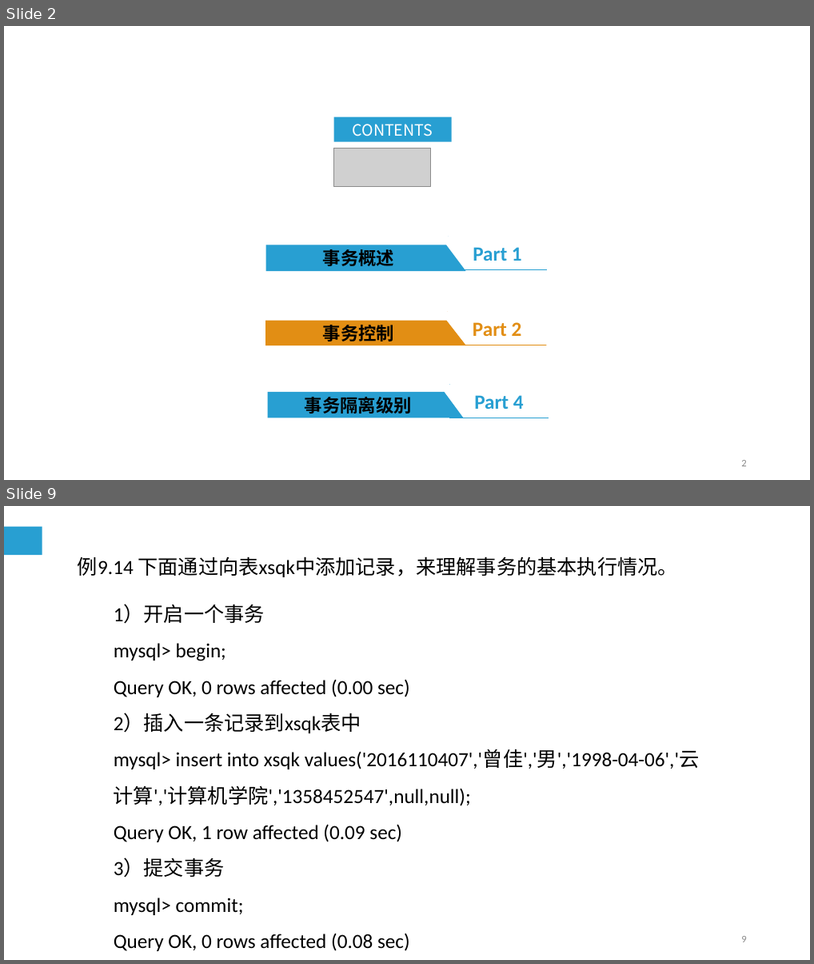
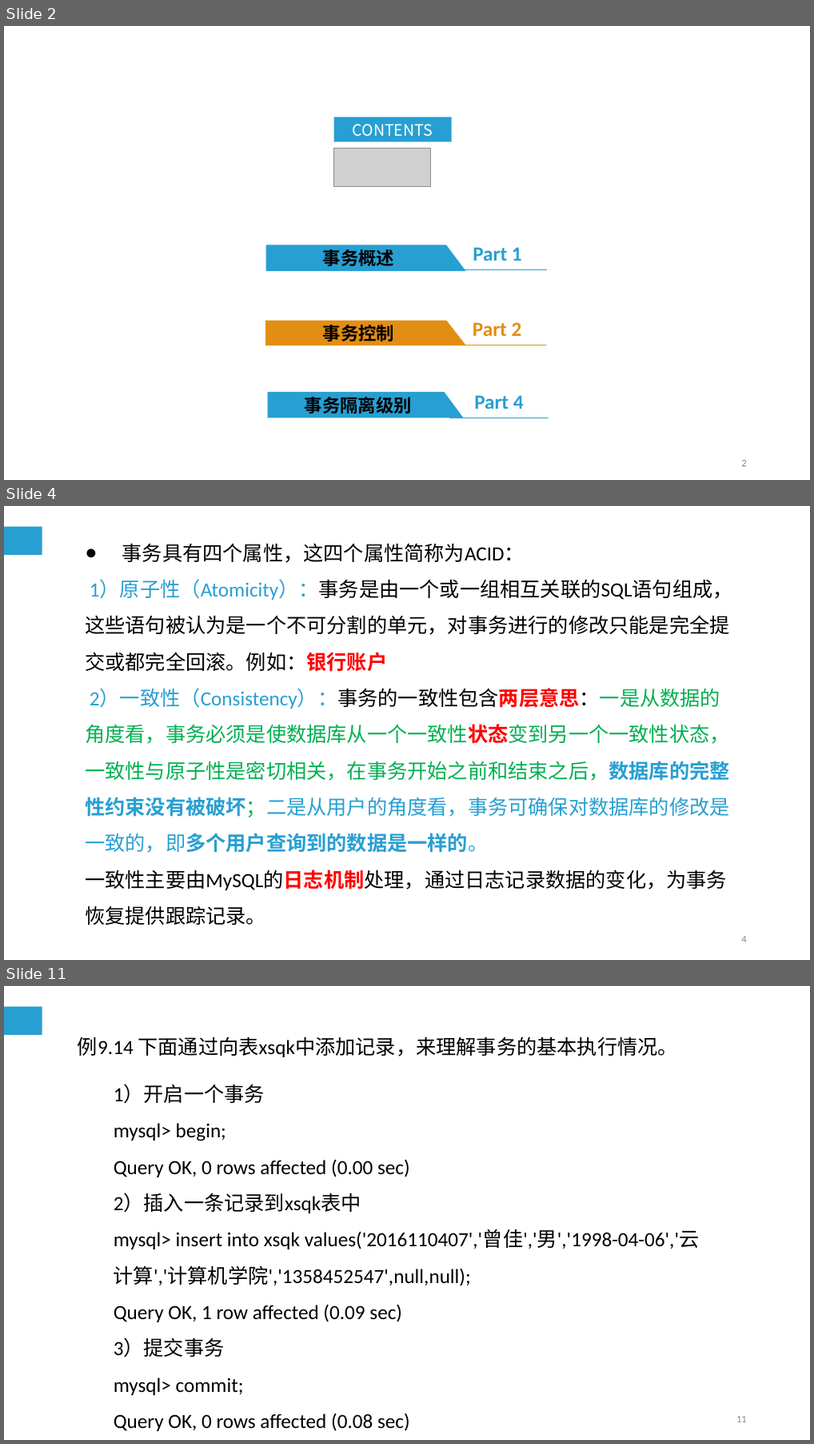
Before and after one commit to cqj726/mysql-s-PPT, a slide deck: PPT/第9章 MySQL编程基础（四）.ppt. Shown one above the other, each under a label of ours: slides 2 and 9 before the commit, slides 2, 4 and 11 after it; the slides between them are not shown. The pictures are 814x964 and 814x1444 pixels, drawn with LibreOffice and Linux fonts; fonts in the diff are those of the drawing; grey boxes stand for pictures. Boxes give left, top, right and bottom in pixels: in the first picture for what was removed or moved away, otherwise in the second. Text is boxed around its words. In the diff, an @@ line names an element or a change of style, - is before the commit and + after.

```diff
--- a/PPT/第9章 MySQL编程基础（四）.ppt
+++ b/PPT/第9章 MySQL编程基础（四）.ppt
@@ slide 4 added at (4, 506, 810, 960), background #FFFFFF; not listed: 1 template element that a slide beside it also shows @@
@@ text added at (85, 544, 734, 924), 18 pt, text #000000 @@
+● 事务具有四个属性，这四个属性简称为ACID：
+1）原子性（Atomicity）：事务是由一个或一组相互关联的SQL语句组成，这些语句被认为是一个不可分割的单元，对事务进行的修改只能是完全提交或都完全回滚。例如：银行账户
+2）一致性（Consistency）：事务的一致性包含两层意思：一是从数据的角度看，事务必须是使数据库从一个一致性状态变到另一个一致性状态，一致性与原子性是密切相关，在事务开始之前和结束之后，数据库的完整性约束没有被破坏；二是从用户的角度看，事务可确保对数据库的修改是一致的，即多个用户查询到的数据是一样的。
+一致性主要由MySQL的日志机制处理，通过日志记录数据的变化，为事务恢复提供跟踪记录。
@@ page number added at (742, 936, 746, 942), 9 pt, text #898989 @@
+4
@@ what was slide 9 is now slide 11 @@
@@ page number at (737, 1416, 747, 1422): text changed @@
-9
+11
```
Also in this commit, not shown: 5 slides changed, 4 other slides added, 3 slides removed, 4 other files.
